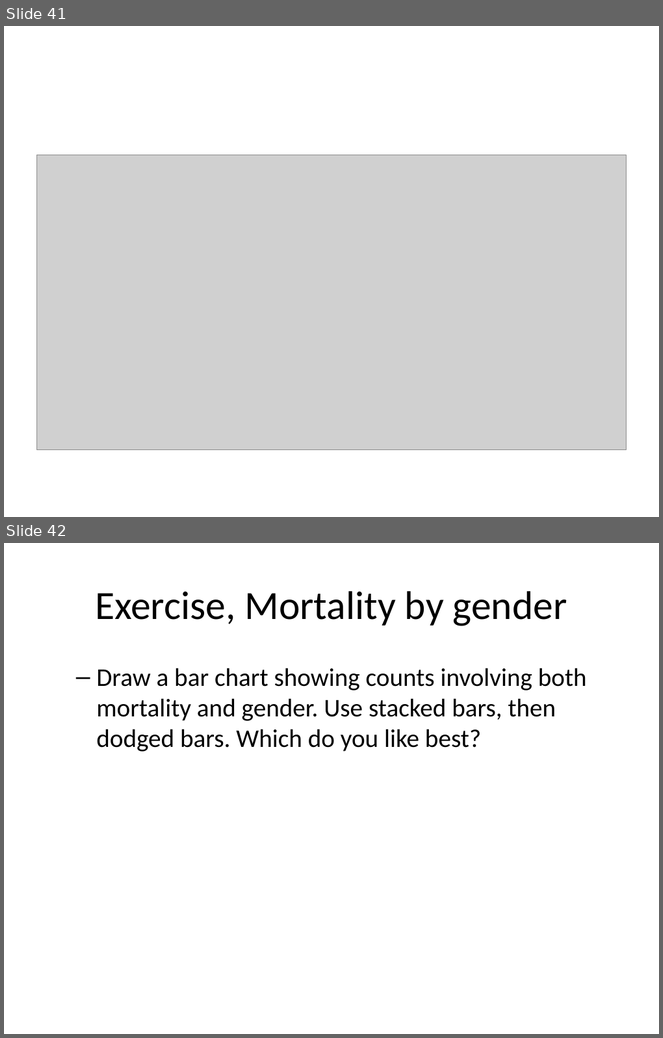
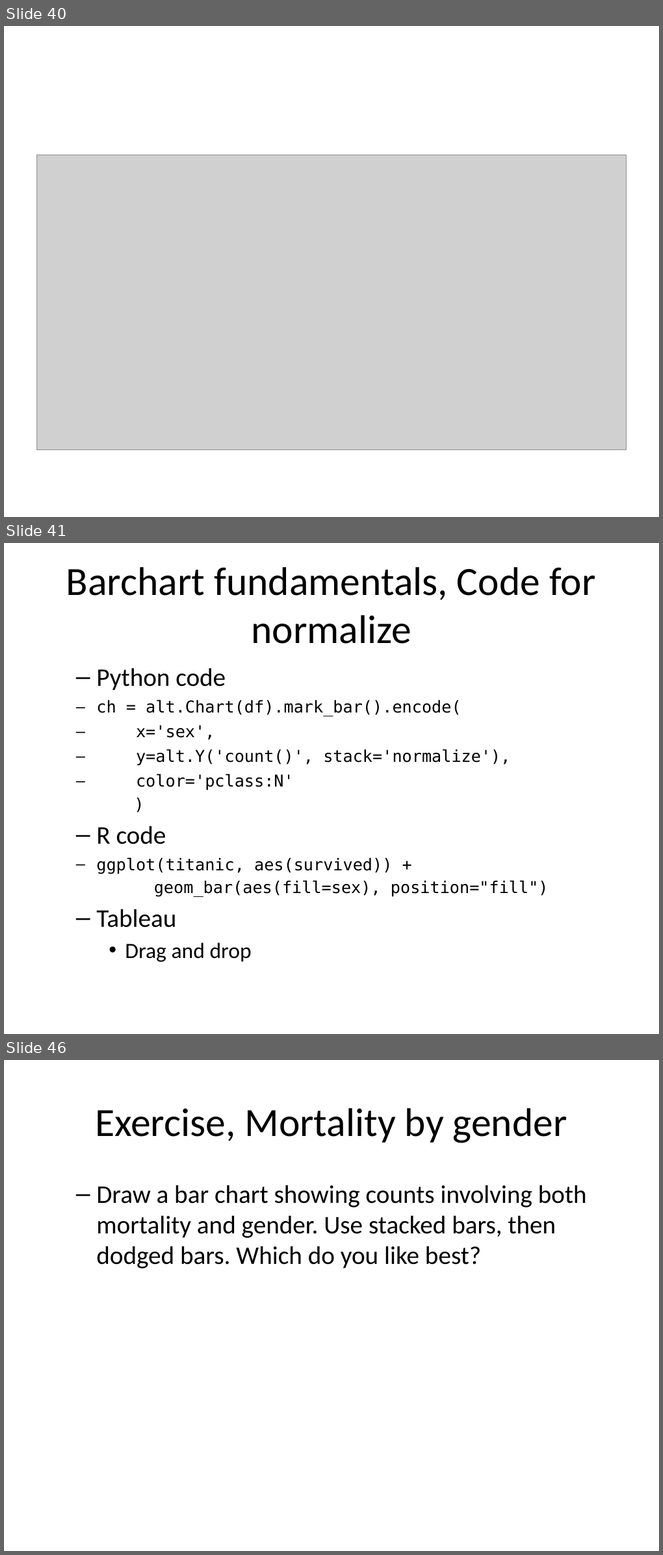
Before and after one commit to pmean/data-visualization, a slide deck: data-viz-02/component/fundamentals.pptx. Shown one above the other, each under a label of ours: slides 41 and 42 before the commit, slides 40, 41 and 46 after it; the slides between them are not shown. The pictures are 663x1038 and 663x1555 pixels, drawn with LibreOffice and Linux fonts; fonts in the diff are those of the drawing; grey boxes stand for pictures. Boxes give left, top, right and bottom in pixels: in the first picture for what was removed or moved away, otherwise in the second. Text is boxed around its words. In the diff, an @@ line names an element or a change of style, - is before the commit and + after.

Commit message:
Added normalize options to data-viz-02.

```diff
--- a/data-viz-02/component/fundamentals.pptx
+++ b/data-viz-02/component/fundamentals.pptx
@@ slide 41 added at box(4, 543, 659, 1034), background #FFFFFF @@
@@ title added at box(66, 567, 596, 644), 44 pt, text #000000 @@
+Barchart fundamentals, Code for normalize
@@ text added at box(96, 668, 549, 962), 18 pt, text #000000 @@
+  – Python code
+ch = alt.Chart(df).mark_bar().encode(
+x='sex',
+y=alt.Y('count()', stack='normalize'),
+color='pclass:N'
+)
+  – R code
+ggplot(titanic, aes(survived)) +
+geom_bar(aes(fill=sex), position="fill")
+  – Tableau
+    • Drag and drop
@@ what was slide 41 is now slide 40 @@
@@ what was slide 42 is now slide 46 @@
```
Also in this commit, not shown: 1 slide changed, 4 other slides added, 1 slide removed, 18 other files.
